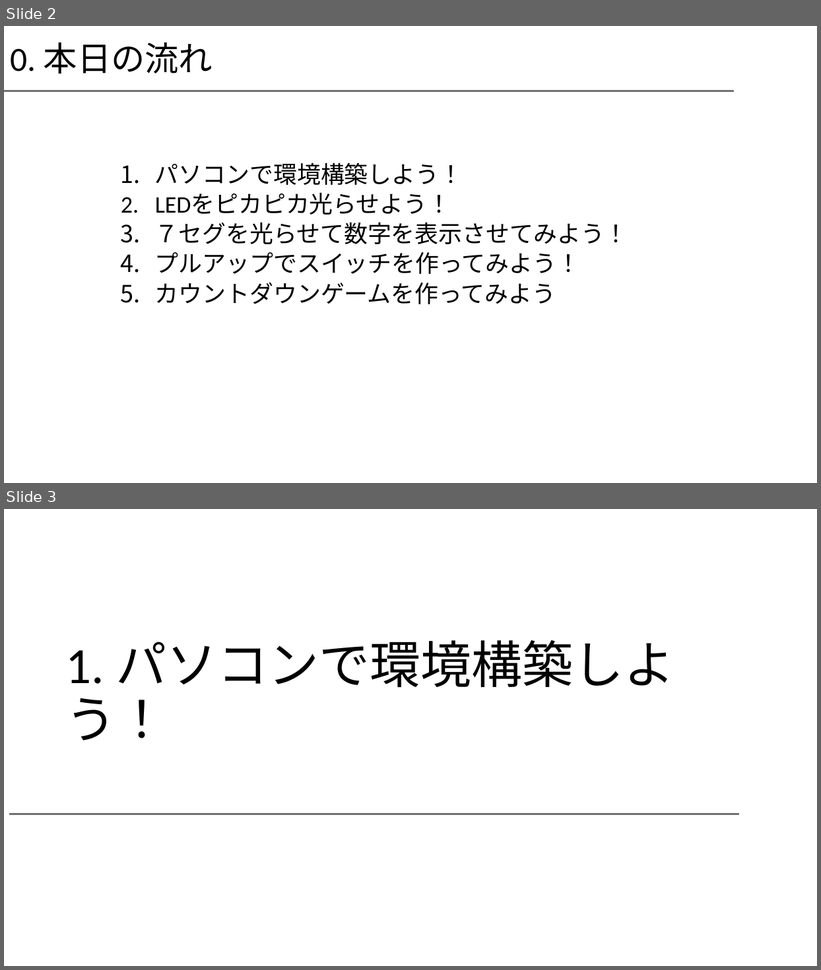
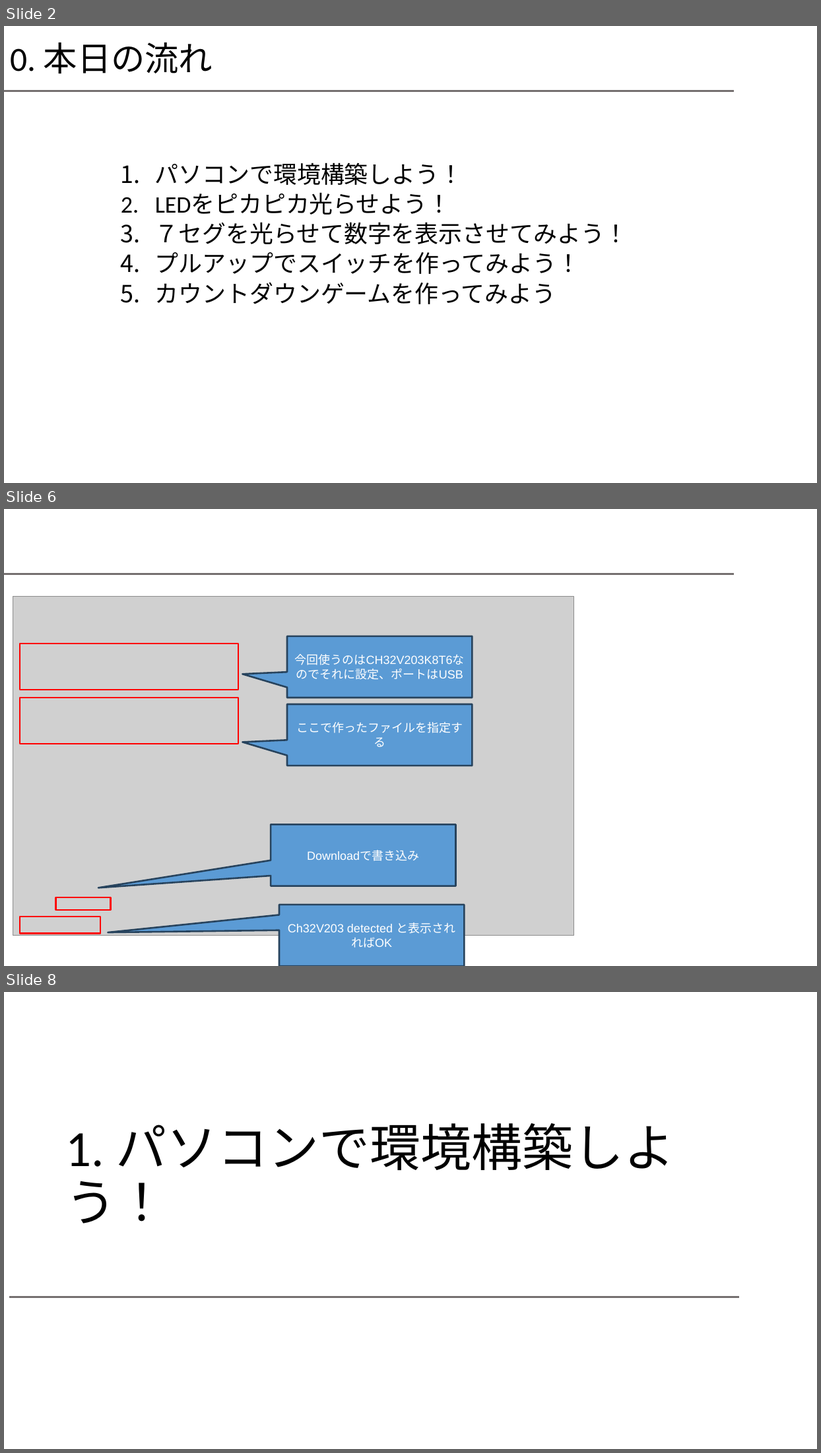
Before and after one commit to 308029/shinkan, a slide deck: 新歓スライド.pptx. Shown one above the other, each under a label of ours: slides 2 and 3 before the commit, slides 2, 6 and 8 after it; the slides between them are not shown. The pictures are 821x970 and 821x1453 pixels, drawn with LibreOffice and Linux fonts; fonts in the diff are those of the drawing; grey boxes stand for pictures; background and template pictures are left out. Boxes give left, top, right and bottom in pixels: in the first picture for what was removed or moved away, otherwise in the second. Text is boxed around its words. In the diff, an @@ line names an element or a change of style, - is before the commit and + after.

```diff
--- a/新歓スライド.pptx
+++ b/新歓スライド.pptx
@@ slide 6 added at (4,509,817,966), background #FFFFFF; not listed: 1 template element that a slide beside it also shows @@
@@ picture added at (13,596,574,936) @@
@@ rectangle added at (20,644,238,690), outline #FF0000 2 pt @@
@@ speech box added at (287,636,472,698), fill #5B9BD5, outline #28445D 2 pt, 14 pt, text #FFFFFF @@
+今回使うのはCH32V203K8T6なのでそれに設定、ポートはUSB
@@ rectangle added at (20,698,238,745), outline #FF0000 2 pt @@
@@ speech box added at (287,704,472,766), fill #5B9BD5, outline #28445D 2 pt, 14 pt, text #FFFFFF @@
+ここで作ったファイルを指定する
@@ speech box added at (271,825,455,887), fill #5B9BD5, outline #28445D 2 pt, 14 pt, text #FFFFFF @@
+Downloadで書き込み
@@ rectangle added at (56,898,111,911), outline #FF0000 2 pt @@
@@ rectangle added at (20,917,100,934), outline #FF0000 2 pt @@
@@ speech box added at (279,905,464,966), fill #5B9BD5, outline #28445D 2 pt, 14 pt, text #FFFFFF @@
+Ch32V203 detected と表示されればOK
@@ what was slide 3 is now slide 8 @@
```
Also in this commit, not shown: 4 other slides added.
